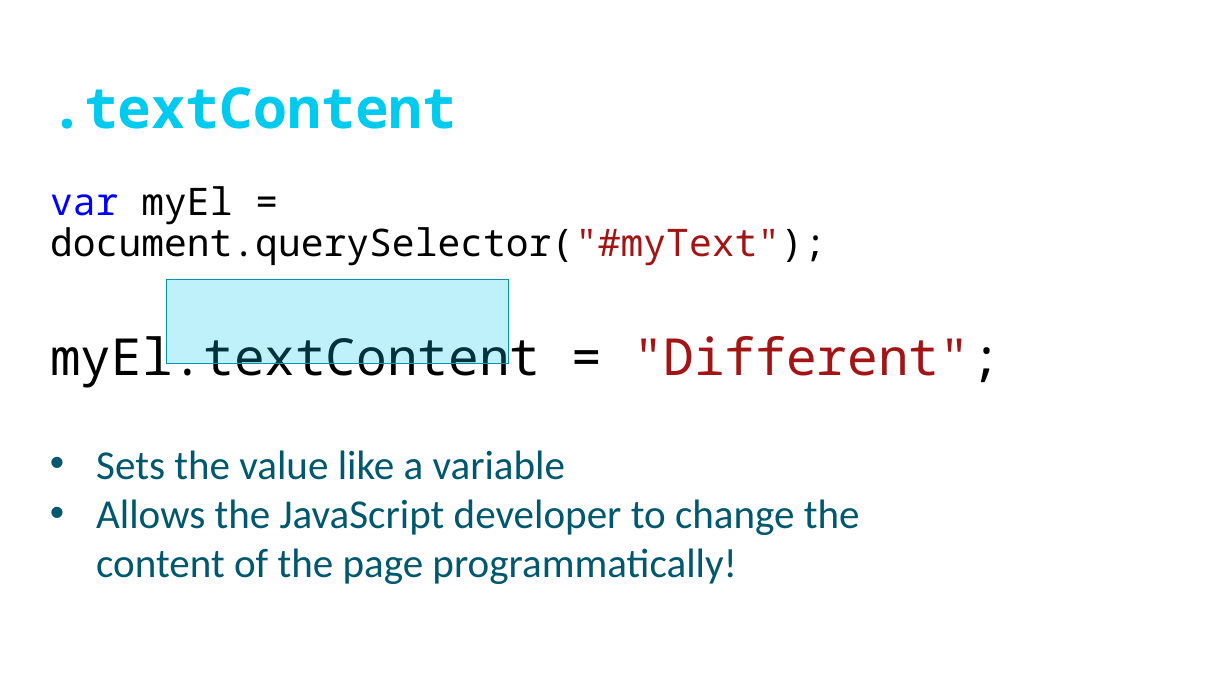
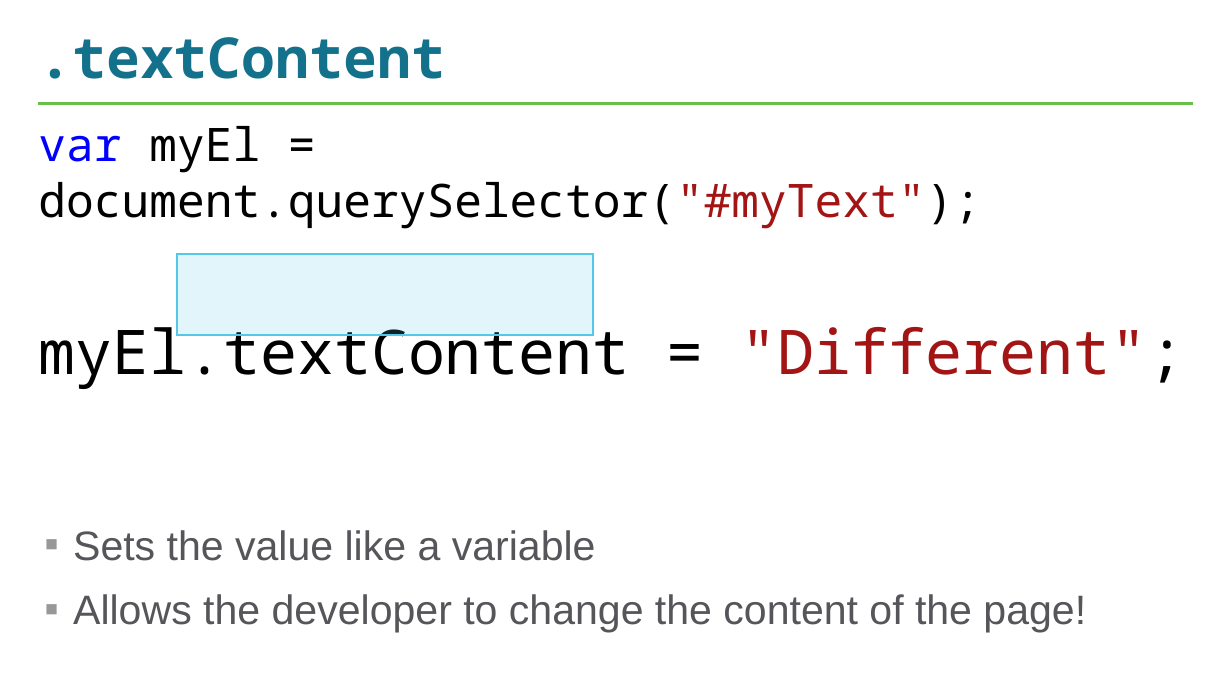
Before and after one commit to hytechclub/web-102, a slide deck: slide 3 of Week07/DomManipulationContinued.pptx (slide 5 before the commit). Drawn at 1232x693 pixels with LibreOffice and Linux fonts; fonts in the diff are those of the drawing; background and template pictures are left out. Boxes give left, top, right and bottom in pixels: in the first picture for what was removed or moved away, otherwise in the second. Text is boxed around its words. In the diff, an @@ line names an element or a change of style, - is before the commit and + after.

```diff
--- a/Week07/DomManipulationContinued.pptx
+++ b/Week07/DomManipulationContinued.pptx
@@ title ".textContent": place and size @@
-title ".textContent" at [50,87,457,129]
+title ".textContent" at [38,37,445,79]
@@ title ".textContent" at [38,37,445,79]: text colour #00CBEE to #13718B; vertical alignment top to middle @@
@@ text "var myEl = document.querySelector("#myText");": place and size @@
-text "var myEl = document.querySelector("#myText");" at [50,186,1001,389]
+text "var myEl = document.querySelector("#myText");" at [38,126,1185,633]
@@ line added from (39, 104) to (1194, 104), #54C8E8 2.25 pt @@
@@ text at [38,126,1185,389]: size 29.6 to 36 pt in "var myEl = document.querySelector("#myText");"; size 39.8 to 48 pt in "myEl.textContent = "Different";"; line spacing 0.9 to 1; more space between paragraphs @@
@@ rectangle: place and size @@
-rectangle at [166,280,508,364]
+rectangle at [177,254,593,335]
@@ rectangle at [177,254,593,335]: fill #00CBEE at 25% opacity to #54C8E8 at 17% opacity; outline #0096B0 1 pt to #54C8E8 1.75 pt @@
@@ text removed at [96,450,860,584] @@
-• Sets the value like a variable
-• Allows the JavaScript developer to change the content of the page programmatically!
@@ text at [73,530,1086,633]: paragraphs added @@
+▪ Sets the value like a variable
+▪ Allows the developer to change the content of the page!
```
Also in this commit, not shown: 5 other slides changed, 2 slides added, 5 slides removed, 3 other files.
